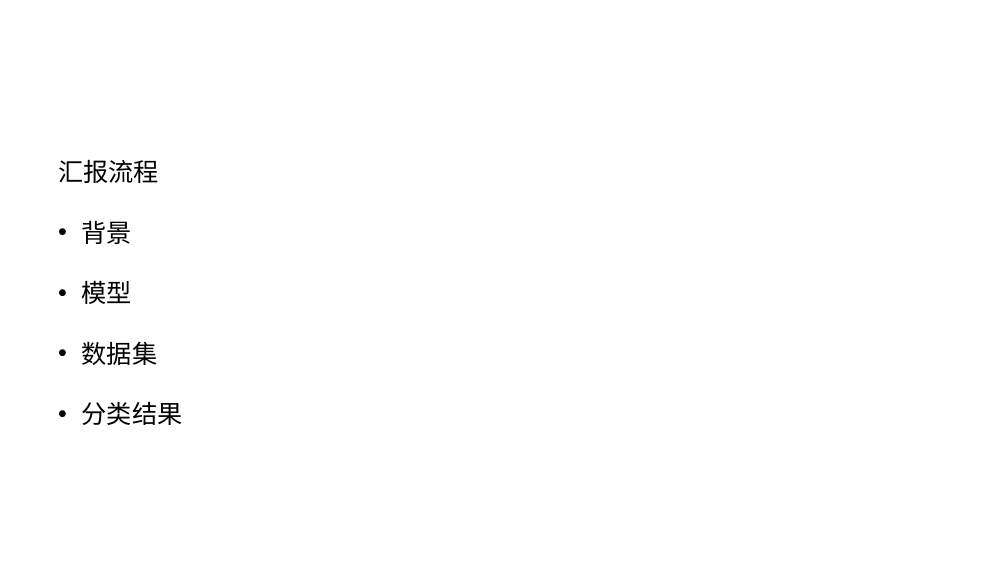
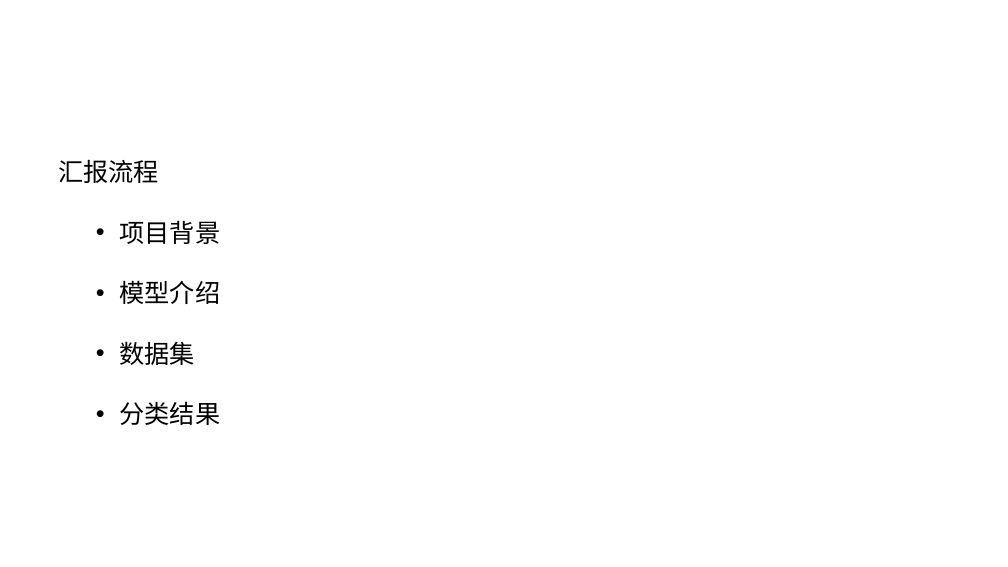
Before and after one commit to YaoXinZhi/Bi-LSTM-Attention, a slide deck: slide 2 of 深度学习课程作业-姚昕智.pptx. Drawn at 1008x567 pixels with LibreOffice and Linux fonts; fonts in the diff are those of the drawing; background and template pictures are left out. Boxes give left, top, right and bottom in pixels: in the first picture for what was removed or moved away, otherwise in the second. Text is boxed around its words. In the diff, an @@ line names an element or a change of style, - is before the commit and + after.

```diff
--- a/深度学习课程作业-姚昕智.pptx
+++ b/深度学习课程作业-姚昕智.pptx
@@ text at [120, 220, 221, 304]: text changed @@
-• 背景
-• 模型
+  • 项目背景
+  • 模型介绍
@@ text at [120, 341, 221, 425]: list level 1 to 2 in "数据集"; list level 1 to 2 in "分类结果" @@
```
Also in this commit, not shown: 5 other slides changed.
